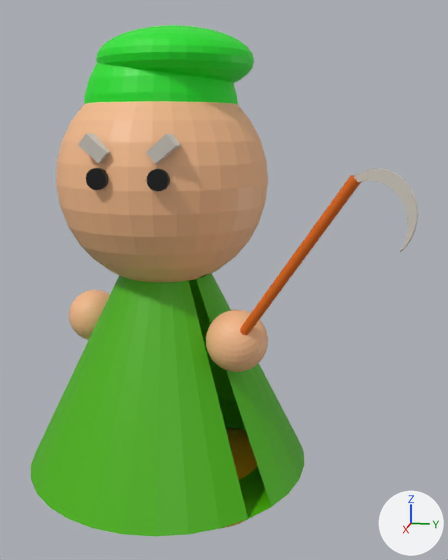
The FBX model Assets/shota/Imports/grandfather.fbx, before and after one commit.
The view is the same before and after, from a camera (50 mm lens) standing at (4.05, 1.22, 1.35) and looking at (-0.02, 0.41, 0.33). Lighting does not change. The marker at lower right points along +X, +Y and +Z. Where no turn or scale is listed for an object, it has been applied to the vertices.

The first picture shows '円錐.002', '円錐.007', '円錐.010', '円錐.012', '円錐.017'.
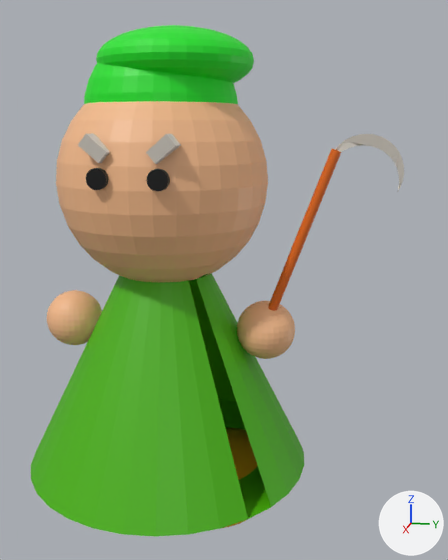
Location of each change, [x1, y1, x2, y2] in pixels of the pictures (448 x 560 px):
'左手(鎌)', added (orange): after [237, 134, 404, 359]
    faces in mat_マテリアル_003 (beige #f7bd8d): [237, 301, 295, 359]
    faces in mat_マテリアル_005 (orange #e76b10): [268, 149, 341, 311]
    faces in mat_マテリアル_006 (white #e7e3dd): [335, 134, 404, 191]
'円錐.002', deleted: before [240, 168, 418, 335]
    faces in mat_マテリアル_005 (orange #e76b10): [240, 175, 361, 335]
    faces in mat_マテリアル_006 (white #e7e3dd): [353, 168, 418, 252]
'円錐.012', deleted (beige): before [206, 310, 268, 372]
'円錐.007', moved: before [69, 290, 110, 340]; after [47, 290, 102, 345]
'円錐.010', unchanged, covered by the edit: before [223, 427, 258, 528]

Patch to the scene script:
```diff
--- a/Assets/shota/Imports/grandfather.fbx.py
+++ b/Assets/shota/Imports/grandfather.fbx.py
@@ me_円錐_012_1 @@
+me_円錐_012_1.from_pydata(...)  # 618 vertices, 570 faces; spans x -0.2..0.2, y -0.2..0.84, z -0.2..1.31
+# faces by material slot: [512, 26, 32]
+me_円錐_012_1.materials.append(mat_マテリアル_003)  # beige #f7bd8d
+me_円錐_012_1.materials.append(mat_マテリアル_006)  # white #e7e3dd
+me_円錐_012_1.materials.append(mat_マテリアル_005)  # orange #e76b10
@@ ob_円錐_002 @@
-ob_円錐_002 = bpy.data.objects.new('円錐.002', me_円錐_003)
-ob_円錐_002.location = (0.65, 1.032, 0.671)
@@ ob_円錐_012 @@
-ob_円錐_012 = bpy.data.objects.new('円錐.012', me_円錐_012)
-ob_円錐_012.location = (0.318, 0.561, 0.019)
@@ ob_円錐_007 @@
 ob_円錐_007 = bpy.data.objects.new('円錐.007', me_円錐_007)
-ob_円錐_007.location = (-0.356, -0.697, -0.087)
+ob_円錐_007.location = (0.0, -0.697, 0.0)
@@ ob_左手_鎌 @@
+ob_左手_鎌 = bpy.data.objects.new('左手(鎌)', me_円錐_012_1)
+ob_左手_鎌.location = (0.0, 0.706, 0.0)
```
